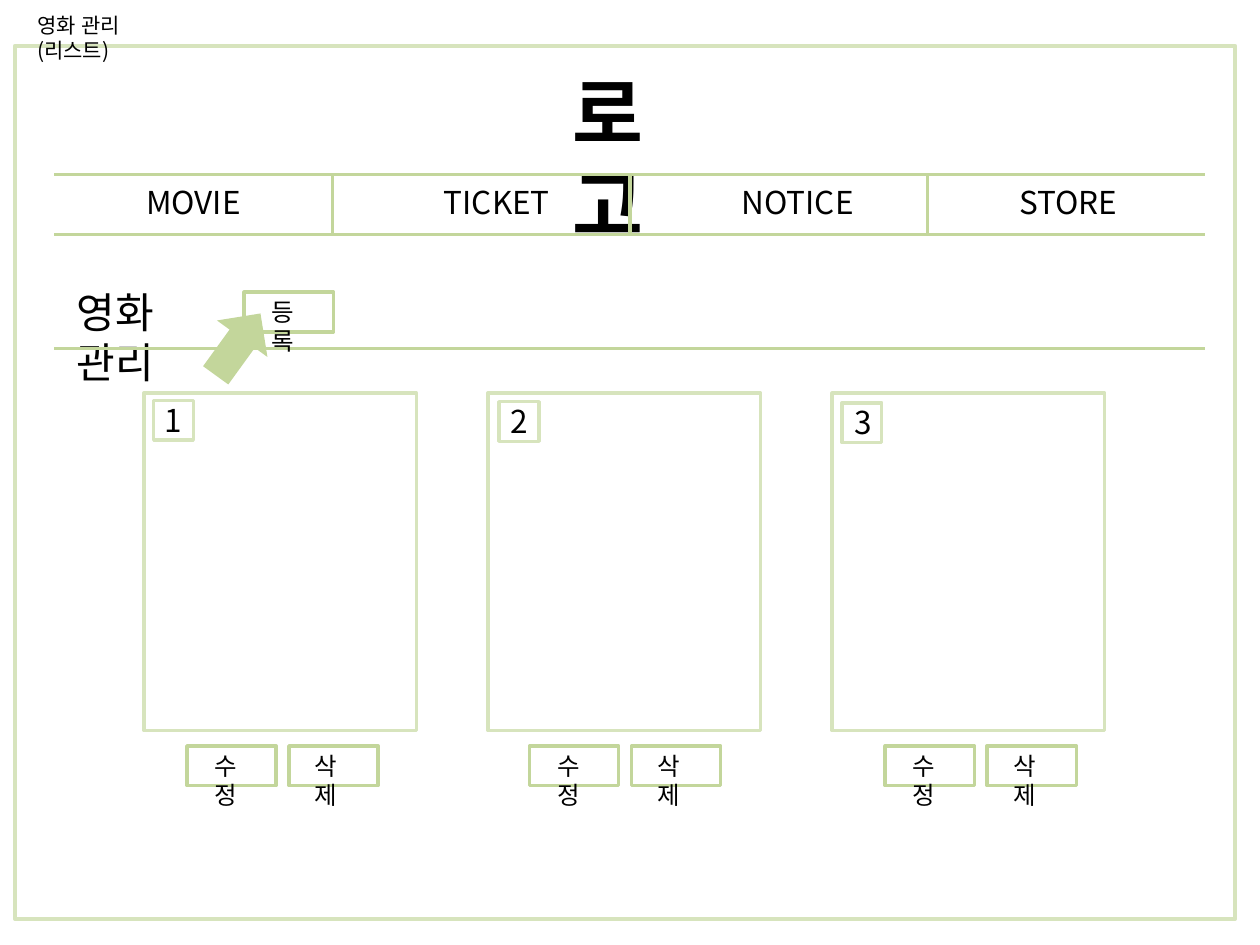
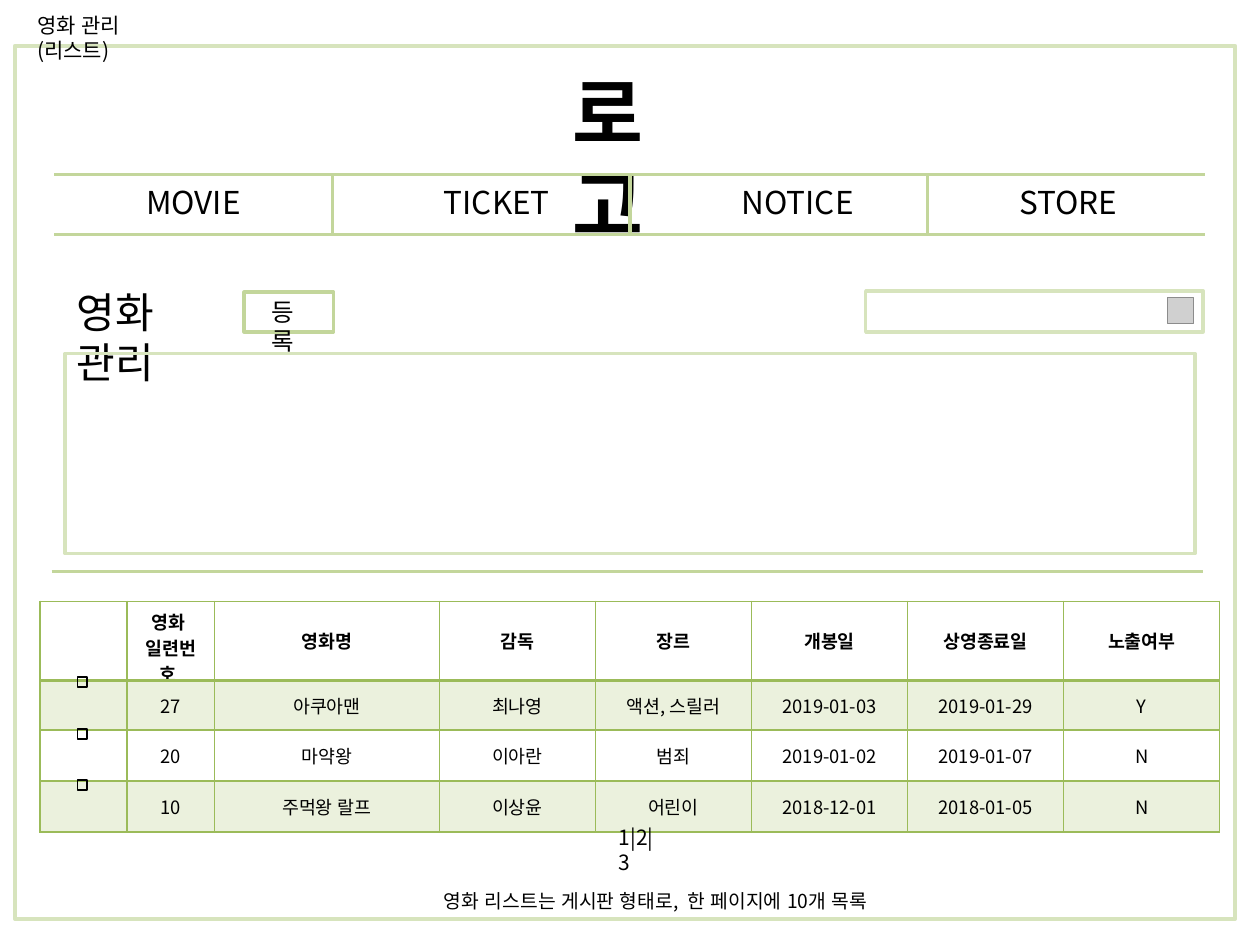
Before and after one commit to mingu-seo/java1, a slide deck: slide 3 of plan/영화-관리자.pptx. Drawn at 1260x945 pixels with LibreOffice and Linux fonts; fonts in the diff are those of the drawing; grey boxes stand for pictures. Boxes give left, top, right and bottom in pixels: in the first picture for what was removed or moved away, otherwise in the second. Text is boxed around its words. In the diff, an @@ line names an element or a change of style, - is before the commit and + after.

```diff
--- a/plan/영화-관리자.pptx
+++ b/plan/영화-관리자.pptx
@@ right arrow removed at box(191, 295, 286, 394) @@
@@ rectangle added at box(866, 291, 1203, 331), outline #D7E4BD 2 pt @@
@@ picture added at box(1168, 297, 1194, 324) @@
@@ rectangle: place and size @@
-rectangle at box(488, 393, 760, 731)
+rectangle at box(66, 354, 1196, 554)
@@ rectangle removed at box(144, 393, 416, 731) @@
@@ rectangle removed at box(154, 401, 193, 440) @@
@@ text removed at box(165, 399, 182, 440) @@
-1
@@ rectangle removed at box(499, 402, 538, 441) @@
@@ text removed at box(510, 401, 527, 442) @@
-2
@@ rectangle removed at box(832, 393, 1104, 731) @@
@@ rectangle removed at box(842, 403, 881, 442) @@
@@ text removed at box(854, 402, 871, 443) @@
-3
@@ line moved from (54, 348) - (1206, 348) to (52, 572) - (1203, 572) @@
@@ table added at box(40, 601, 1220, 820), 4 rows, 8 columns @@
+ | 영화 / 일련번호 | 영화명 | 감독 | 장르 | 개봉일 | 상영종료일 | 노출여부
+ | 27 | 아쿠아맨 | 최나영 | 액션, 스릴러 | 2019-01-03 | 2019-01-29 | Y
+ | 20 | 마약왕 | 이아란 | 범죄 | 2019-01-02 | 2019-01-07 | N
+ | 10 | 주먹왕 랄프 | 이상윤 | 어린이 | 2018-12-01 | 2018-01-05 | N
@@ rectangle added at box(77, 677, 87, 687), outline #000000 1 pt @@
@@ rectangle added at box(77, 730, 87, 740), outline #000000 1 pt @@
@@ rectangle removed at box(186, 746, 276, 785) @@
@@ rectangle removed at box(289, 746, 378, 785) @@
@@ rectangle removed at box(529, 746, 619, 785) @@
@@ rectangle removed at box(631, 746, 721, 785) @@
@@ rectangle removed at box(886, 746, 975, 785) @@
@@ rectangle removed at box(987, 746, 1076, 785) @@
@@ text removed at box(214, 755, 237, 806) @@
-수정
@@ text removed at box(315, 754, 338, 806) @@
-삭제
@@ text removed at box(557, 755, 580, 806) @@
-수정
@@ text removed at box(657, 754, 680, 806) @@
-삭제
@@ text removed at box(913, 755, 936, 806) @@
-수정
@@ text removed at box(1013, 754, 1036, 806) @@
-삭제
@@ rectangle added at box(77, 780, 87, 790), outline #000000 1 pt @@
@@ text added at box(619, 827, 654, 871), 12 pt, text #000000 @@
+1|2|3
@@ text added at box(444, 892, 867, 912), 11 pt, text #000000 @@
+영화 리스트는 게시판 형태로, 한 페이지에 10개 목록
```
Also in this commit, not shown: 2 other slides changed.
